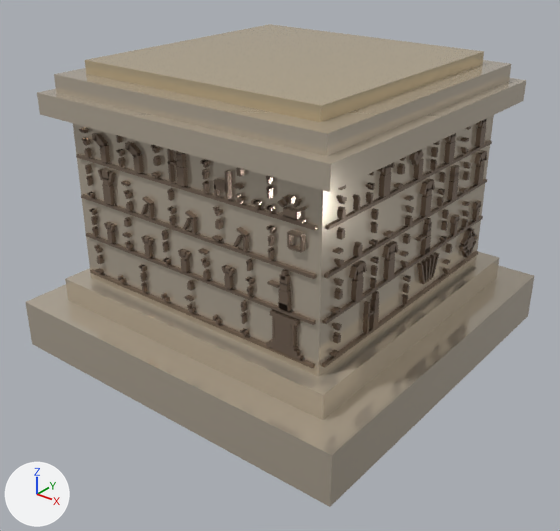
The glTF model assets/models/fantasy/hub_pedestal.gltf as it was, and as the next commit left it.
The view is the same before and after, from a camera (50 mm lens) standing at (2.23, -2.85, 2.14) and looking at (0.05, -0.13, 0.45). Lighting does not change. The marker at lower left points along +X, +Y and +Z. The first picture is the older version. Vertices at exactly the same position are counted once.

In view in the first picture: 'Body'.
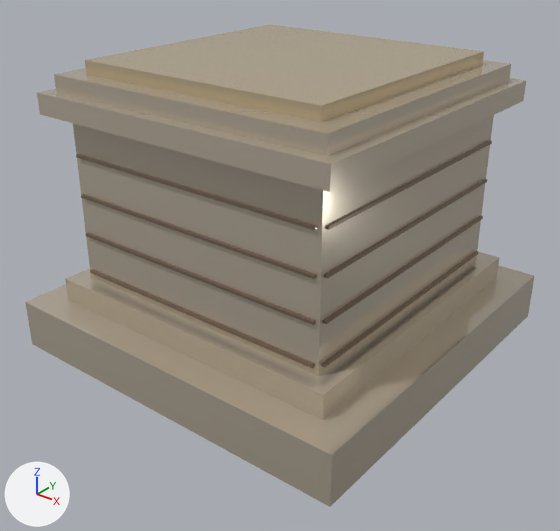
Boxes (x1, y1, x2, y2) around the edits, measured in the pictures (560 x 531 px):
part 1 of me_body, deleted (brown): before (79, 118, 487, 360)

Patch to the scene script:
```diff
--- a/assets/models/fantasy/hub_pedestal.gltf.py
+++ b/assets/models/fantasy/hub_pedestal.gltf.py
@@ me_body @@
 # used by ob_body; location = (0.0, 0.0, 0.0)
-me_body.from_pydata(...)  # 7946 vertices, 11928 faces; spans x -0.95..0.95, y -0.95..0.95, z 0.0..1.45
+me_body.from_pydata(...)  # 208 vertices, 312 faces; spans x -0.95..0.95, y -0.95..0.95, z 0.0..1.45
+# me_body part 1: 965 loose pieces with 7738 vertices, spanning x -0.73..0.73, y -0.73..0.73, z 0.43..1.2, are deleted
 me_body.materials.append(mat_sandstone)
```
